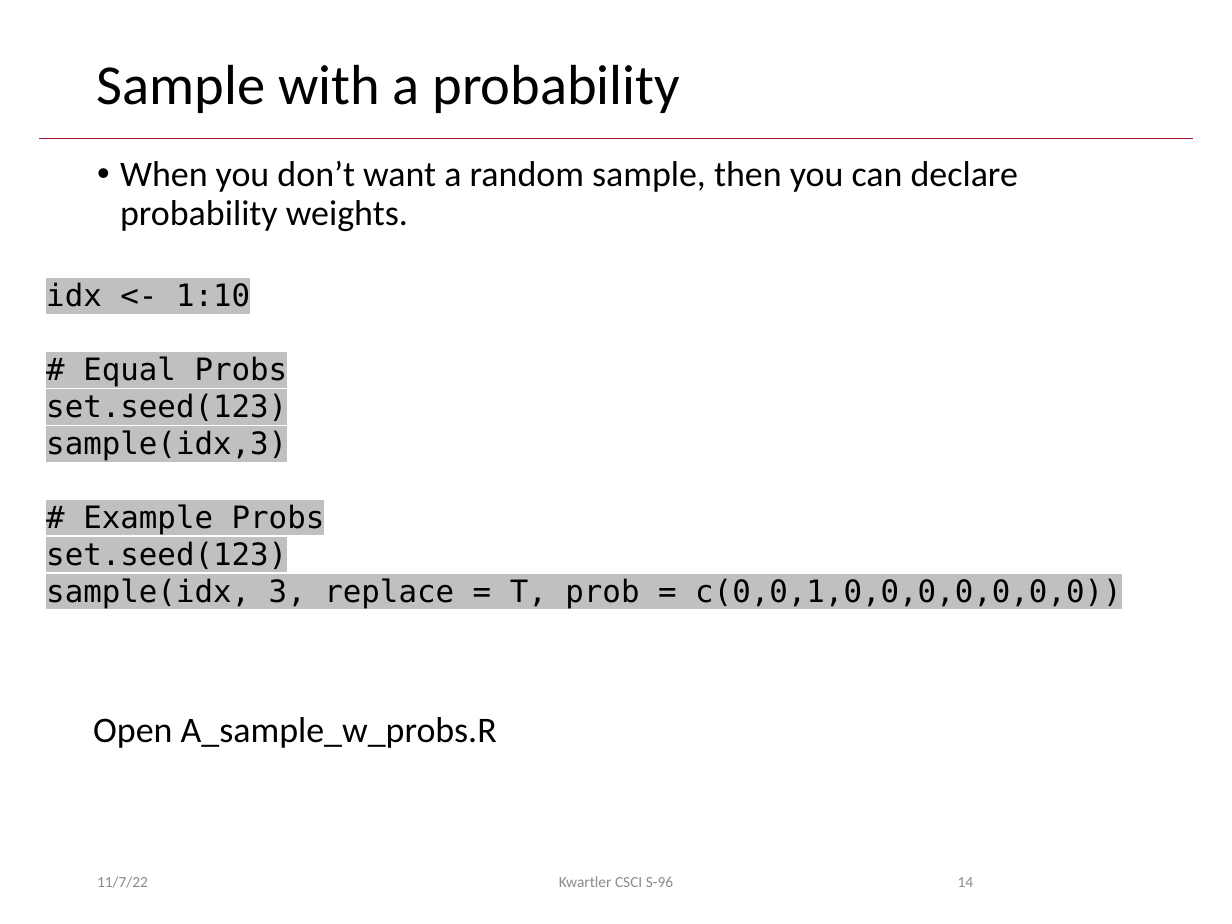
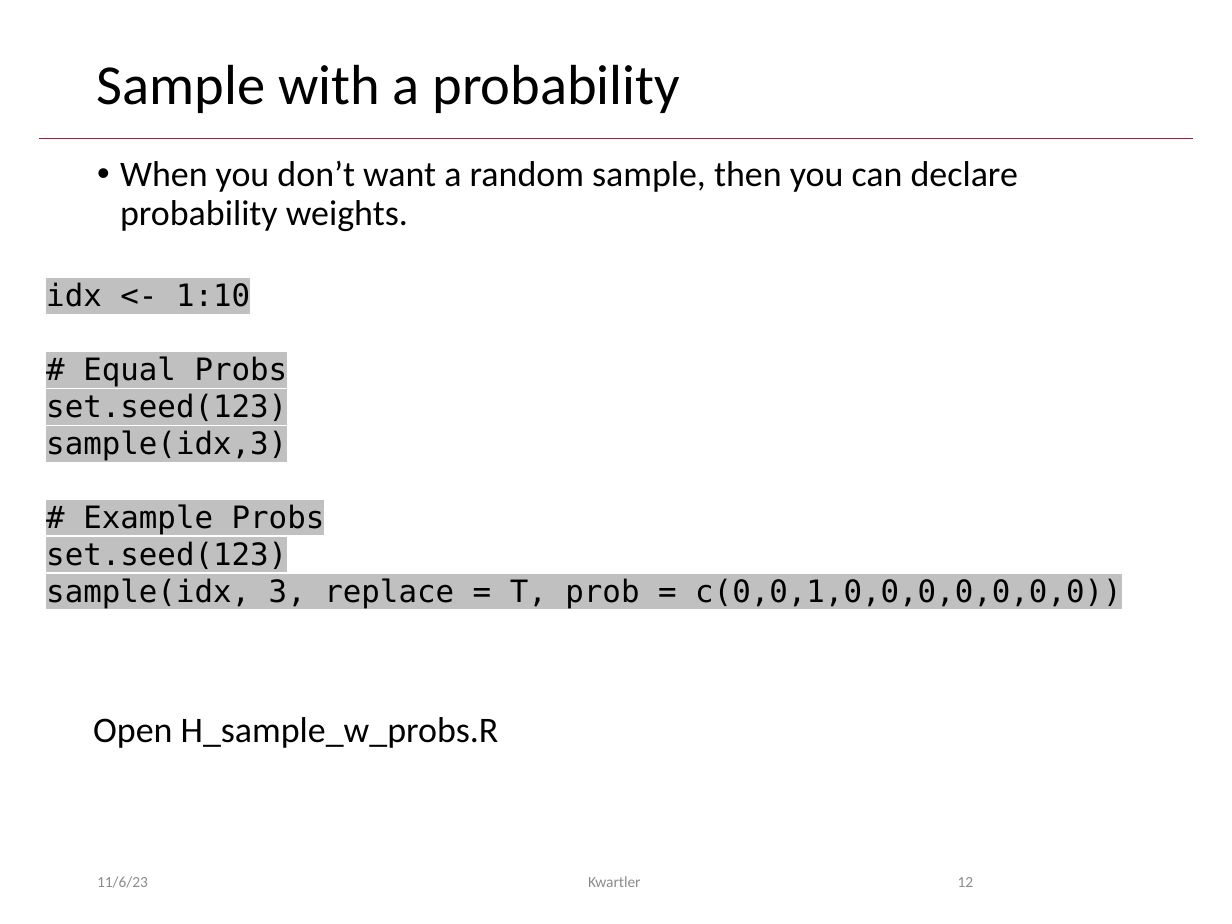
Before and after one commit to kwartler/Harvard_DataMining_Business_Student, a slide deck: slide 12 of Lessons/H_Equities_CreditModeling/C_NonTraditionalMkts.pptx (slide 14 before the commit). Drawn at 1232x924 pixels with LibreOffice and Linux fonts; fonts in the diff are those of the drawing; background and template pictures are left out. Boxes give left, top, right and bottom in pixels: in the first picture for what was removed or moved away, otherwise in the second. Text is boxed around its words. In the diff, an @@ line names an element or a change of style, - is before the commit and + after.

```diff
--- a/Lessons/H_Equities_CreditModeling/C_NonTraditionalMkts.pptx
+++ b/Lessons/H_Equities_CreditModeling/C_NonTraditionalMkts.pptx
@@ text at [93,717,499,748]: text changed @@
-Open A_sample_w_probs.R
+Open H_sample_w_probs.R
@@ text at [97,876,148,888]: text changed @@
-11/7/22
+11/6/23
@@ text at [588,876,641,887]: text changed @@
-Kwartler CSCI S-96
+Kwartler
@@ page number at [958,877,974,887]: text changed @@
-14
+12
```
Also in this commit, not shown: 12 other slides changed, 2 slides removed, 2 other files.
